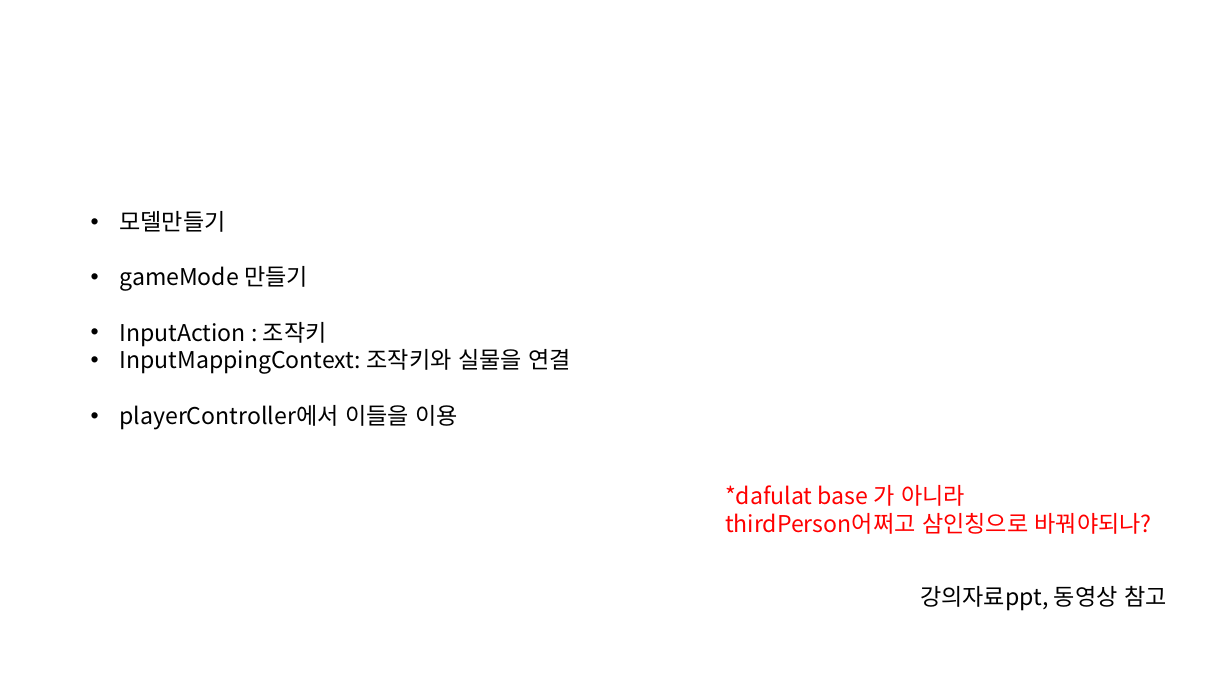
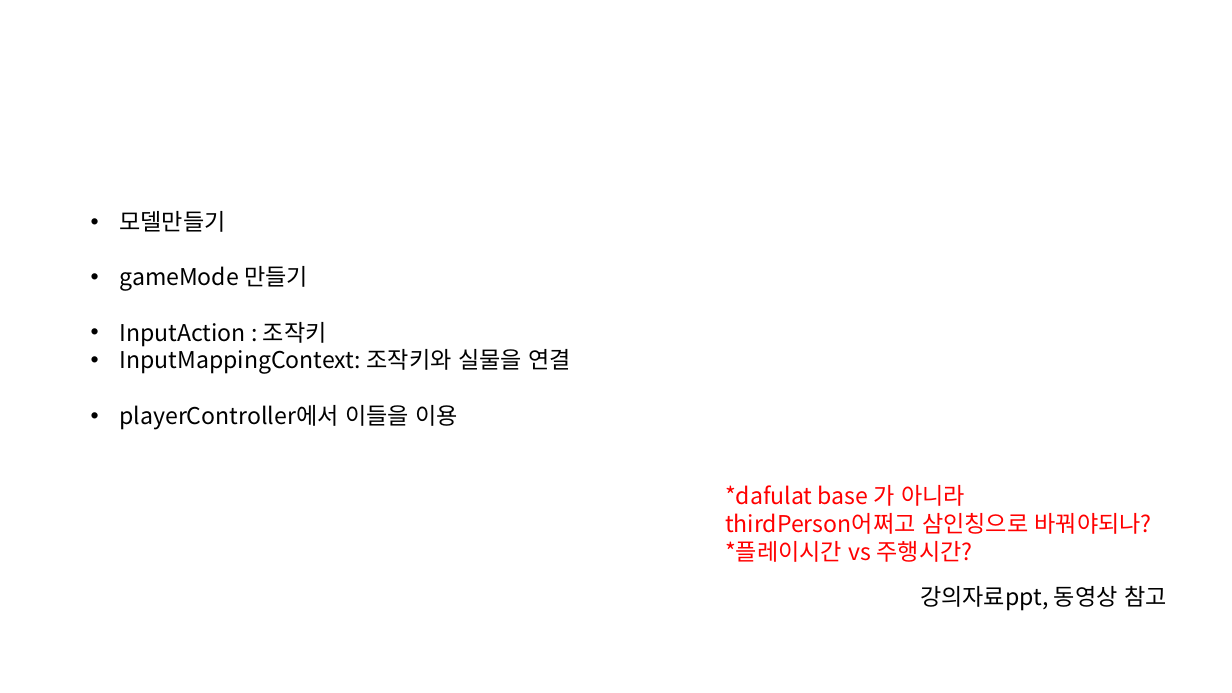
Before and after one commit to 9yu22/UnrealProject, a slide deck: slide 1 of Prac_1stTest.pptx. Drawn at 1232x693 pixels with LibreOffice and Linux fonts; fonts in the diff are those of the drawing. Boxes give left, top, right and bottom in pixels: in the first picture for what was removed or moved away, otherwise in the second. Text is boxed around its words. In the diff, an @@ line names an element or a change of style, - is before the commit and + after.

Commit message:
주행거리 출력

```diff
--- a/Prac_1stTest.pptx
+++ b/Prac_1stTest.pptx
@@ text at (x1=725, y1=541, x2=973, y2=562): paragraph added @@
+*플레이시간 vs 주행시간?
```
Also in this commit, not shown: 1 slide added, 1 other file.
